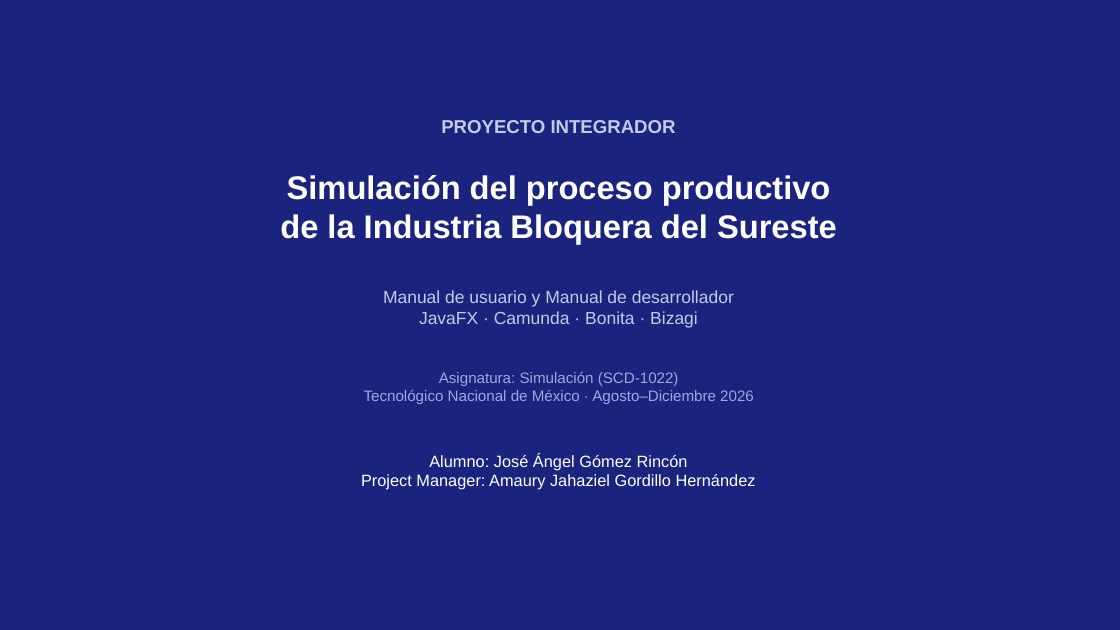
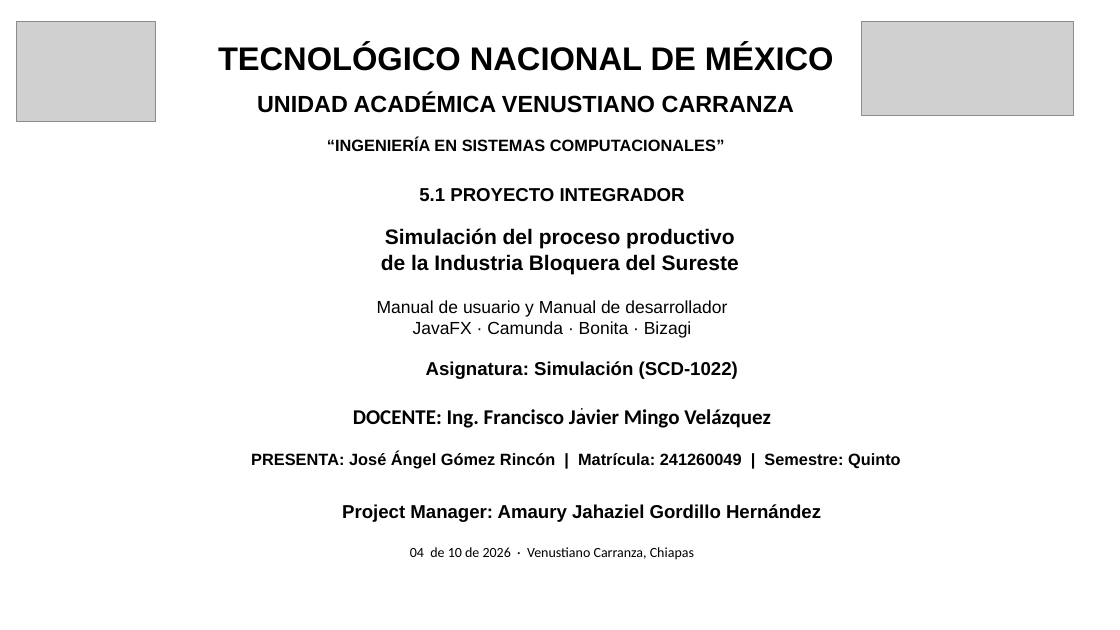
Before and after one commit to angelmalu18/Sim-Tema_5-031026, a slide deck: slide 1 of Actividad 5.1 ProyectoIntegrador_JoseGomez_Sim_5SM.pptx. Drawn at 1120x630 pixels with LibreOffice and Linux fonts; fonts in the diff are those of the drawing; grey boxes stand for pictures. Boxes give left, top, right and bottom in pixels: in the first picture for what was removed or moved away, otherwise in the second. Text is boxed around its words. In the diff, an @@ line names an element or a change of style, - is before the commit and + after.

Commit message:
Actualización del proyecto

```diff
--- a/Actividad 5.1 ProyectoIntegrador_JoseGomez_Sim_5SM.pptx
+++ b/Actividad 5.1 ProyectoIntegrador_JoseGomez_Sim_5SM.pptx
@@ rectangle removed at [0,0,1120,630] @@
@@ picture added at [16,22,155,122] @@
@@ picture added at [862,22,1074,115] @@
@@ text added at [218,44,834,113], 20 pt, text #000000, bold @@
+TECNOLÓGICO NACIONAL DE MÉXICO
+UNIDAD ACADÉMICA VENUSTIANO CARRANZA
@@ text added at [327,138,725,151], 14 pt, text #000000, bold @@
+“INGENIERÍA EN SISTEMAS COMPUTACIONALES”
@@ text at [419,188,685,202]: text changed; text colour #C5CAE9 to #000000 @@
-PROYECTO INTEGRADOR
+5.1 PROYECTO INTEGRADOR
@@ text "Simulación del proceso productivo": place and size @@
-text "Simulación del proceso productivo" at [280,175,837,244]
+text "Simulación del proceso productivo" at [381,228,739,274]
@@ text "Simulación del proceso productivo" at [381,228,739,274]: size 28 to 18 pt, text colour #FFFFFF to #000000 @@
@@ text "Manual de usuario y Manual ...": place and size @@
-text "Manual de usuario y Manual ..." at [383,290,734,328]
+text "Manual de usuario y Manual ..." at [377,300,727,338]
@@ text "Manual de usuario y Manual ..." at [377,300,727,338]: text colour #C5CAE9 to #000000 @@
@@ text "Asignatura: Simulación (SCD-1022)": place and size @@
-text "Asignatura: Simulación (SCD-1022)" at [364,372,754,404]
+text "Asignatura: Simulación (SCD-1022)" at [426,361,738,379]
@@ text at [426,361,738,379]: size 13 to 16 pt, text colour #9FA8DA to #000000, bold on @@
@@ text added at [353,408,771,428], 18 pt, text #000000, bold @@
+DOCENTE: Ing. Francisco Javier Mingo Velázquez
@@ text at [364,390,754,404]: text changed; text colour #9FA8DA to #000000 @@
-Tecnológico Nacional de México · Agosto–Diciembre 2026
+·
@@ text added at [251,452,901,469], 14 pt, text #000000, bold @@
+PRESENTA: José Ángel Gómez Rincón | Matrícula: 241260049 | Semestre: Quinto
@@ text at [429,453,688,470]: paragraph removed @@
-Alumno: José Ángel Gómez Rincón
@@ text "Project Manager: Amaury Jahaziel Gordillo ...": place and size @@
-text "Project Manager: Amaury Jahaziel Gordillo ..." at [361,453,756,490]
+text "Project Manager: Amaury Jahaziel Gordillo ..." at [342,504,821,522]
@@ text "Project Manager: Amaury Jahaziel Gordillo ..." at [342,504,821,522]: size 14 to 16 pt, text colour #FFFFFF to #000000, bold on @@
@@ text added at [410,547,694,560], 12 pt, text #000000 @@
+04 de 10 de 2026 · Venustiano Carranza, Chiapas
```
Also in this commit, not shown: 2 other slides changed, 1 other file.
